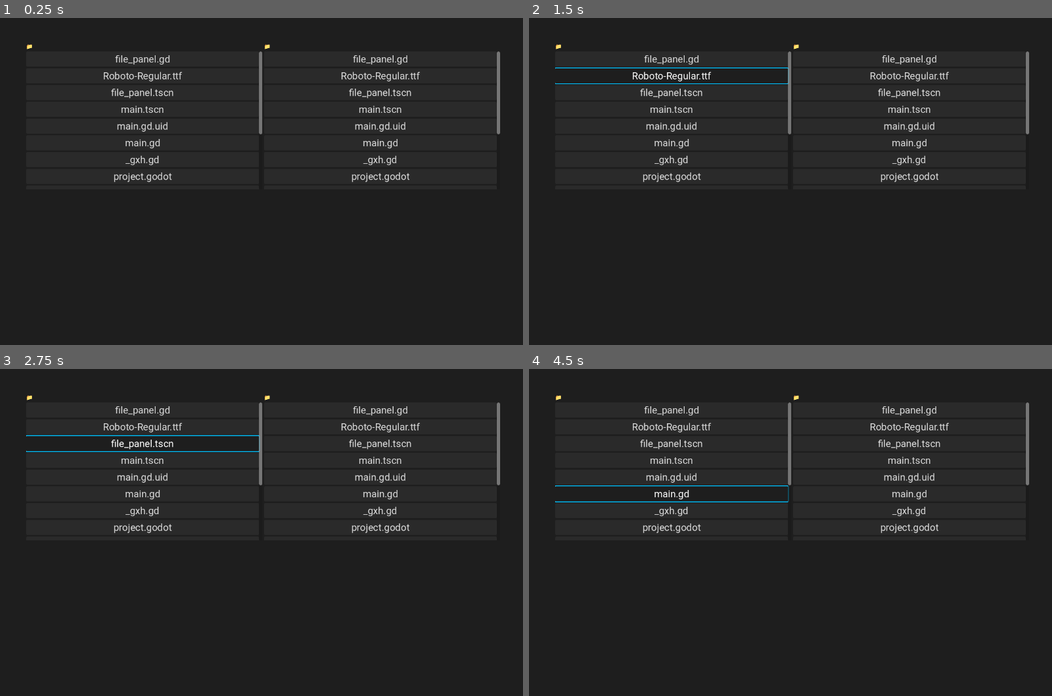
Above: before the commit, frames 1-4 (two rows, left to right).
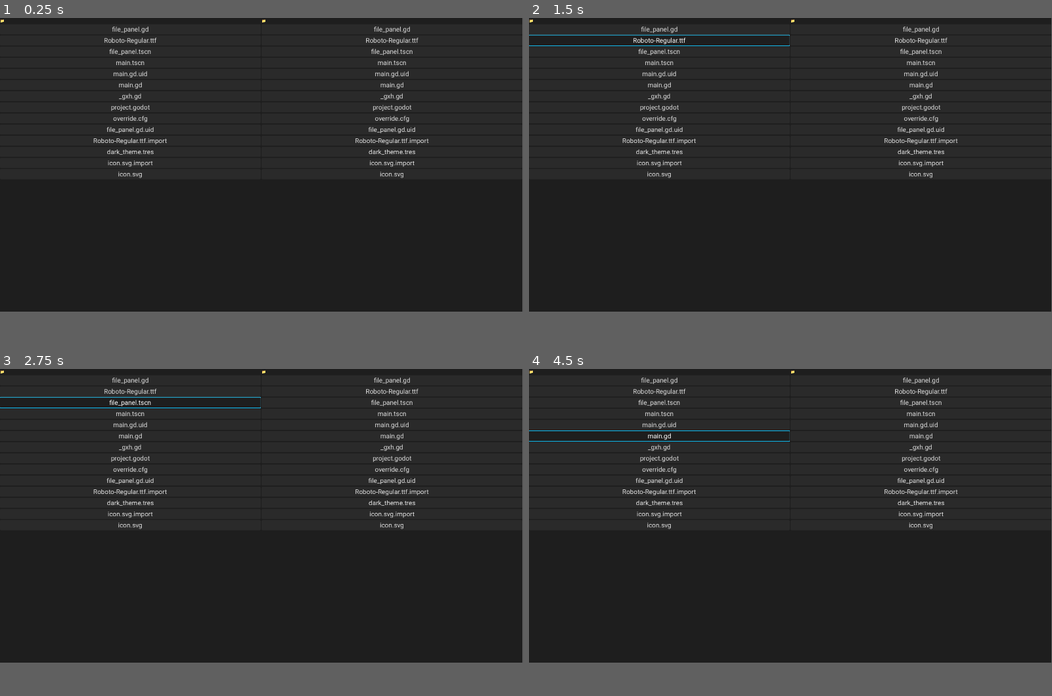
Above: after the commit, the same moments.

Repository: dbudyak/deckcommander
Game: Godot game, scene res://main.tscn
The game is run twice, just before and just after one commit, with the same random seed, the same clock (stepped at 60 frames per second) and the same inputs.
Inputs:
- Up to frame 1 (0.25 s): no input
- Up to frame 2 (1.5 s): click "file_panel.gd" at 0.5 s; click "Roboto-Regular.ttf" at 1.25 s
- Up to frame 3 (2.75 s): click "file_panel.tscn" at 2 s
- Up to frame 4 (4.5 s): click "main.tscn" at 2.75 s; click "main.gd.uid" at 3.5 s; click "main.gd" at 4.25 s
The window is 800x500 before the commit and 799x449 after it. Grey fills any space a smaller window leaves; there, only what the larger window draws over its background counts as a difference.

The runs differ from the first frame. In frame 1, 3.3% of the frame differs, in the area x 0-96%, y 0-51%; in frame 2, 3.9%; in frame 3, 4.0%; in frame 4, 3.9%.

Commit message:
change dimensions

Diff:
--- a/main.gd
+++ b/main.gd
@@ -10,9 +10,7 @@
 	left_panel.set_path(OS.get_system_dir(OS.SYSTEM_DIR_DESKTOP))
 	right_panel.set_path(OS.get_system_dir(OS.SYSTEM_DIR_DESKTOP))
 
-	left_panel.grab_focus()
-	left_panel.is_focused = true
-	right_panel.is_focused = false
+	toggle_active_panel()
 
 func _unhandled_input(event):
 	if event.is_action_pressed("ui_focus_next"):  # remap to Tab or L/R bumper
--- a/main.tscn
+++ b/main.tscn
@@ -23,22 +23,19 @@
 grow_vertical = 2
 
 [node name="VBoxContainer" type="VBoxContainer" parent="Panel"]
+clip_contents = true
 layout_mode = 1
 anchors_preset = 15
 anchor_right = 1.0
 anchor_bottom = 1.0
-offset_left = 64.0
-offset_top = 59.0
-offset_right = -56.0
-offset_bottom = -16.0
 grow_horizontal = 2
 grow_vertical = 2
 alignment = 1
 
 [node name="PanelsContainer" type="HBoxContainer" parent="Panel/VBoxContainer"]
+custom_minimum_size = Vector2(0, 960)
 layout_mode = 2
 size_flags_vertical = 3
-alignment = 1
 
 [node name="LeftPanel" parent="Panel/VBoxContainer/PanelsContainer" instance=ExtResource("2_0xm2m")]
 layout_mode = 2
--- a/project.godot
+++ b/project.godot
@@ -18,8 +18,8 @@
 
 [display]
 
-window/size/viewport_width=1280
-window/size/viewport_height=800
+window/size/viewport_width=1920
+window/size/viewport_height=1080
 window/size/borderless=true
 
 [rendering]
